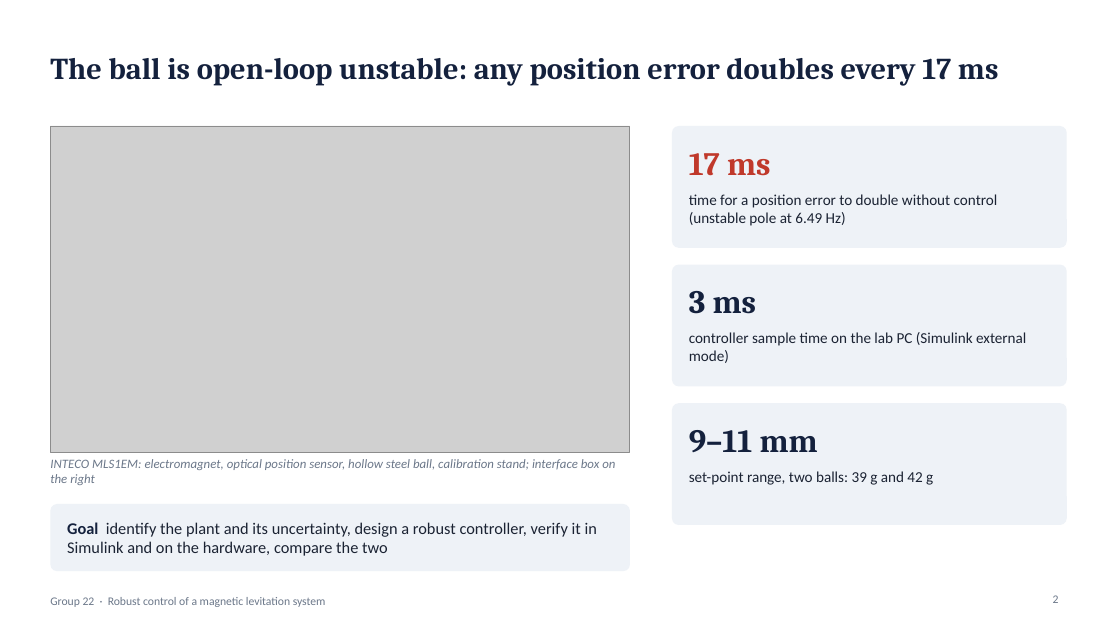
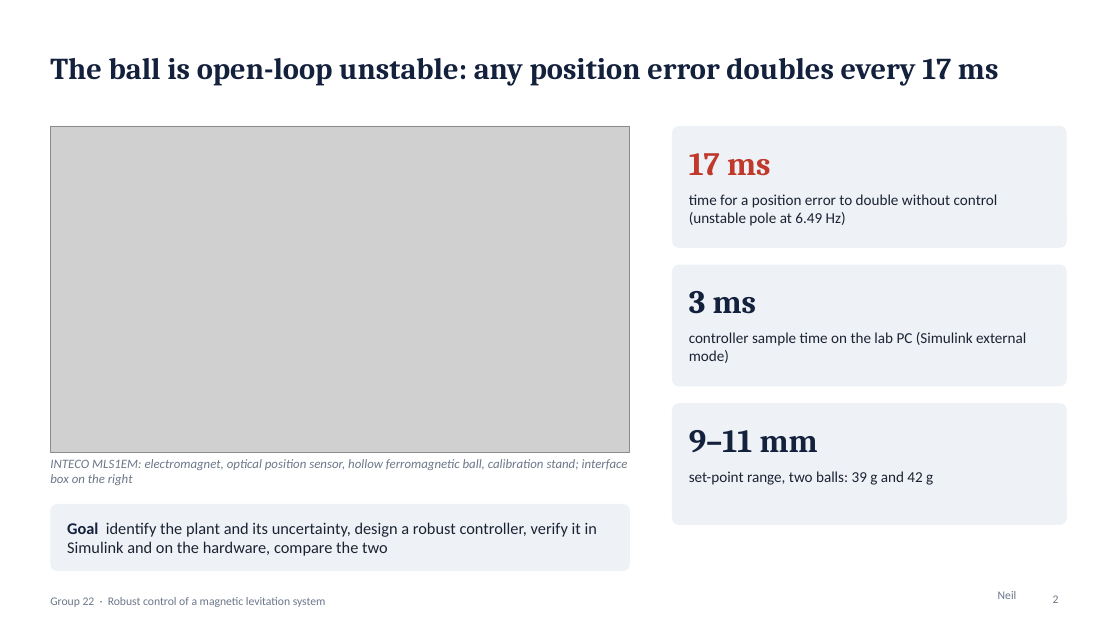
Before and after one commit to Ritvik479/EE302-maglev-project-G22, a slide deck: slide 2 of slides/G22_Presentation.pptx. Drawn at 1120x630 pixels with LibreOffice and Linux fonts; fonts in the diff are those of the drawing; grey boxes stand for pictures. Boxes give left, top, right and bottom in pixels: in the first picture for what was removed or moved away, otherwise in the second. Text is boxed around its words. In the diff, an @@ line names an element or a change of style, - is before the commit and + after.

```diff
--- a/slides/G22_Presentation.pptx
+++ b/slides/G22_Presentation.pptx
@@ text at bbox=[50, 459, 628, 485]: text changed @@
-INTECO MLS1EM: electromagnet, optical position sensor, hollow steel ball, calibration stand; interface box on the right
+INTECO MLS1EM: electromagnet, optical position sensor, hollow ferromagnetic ball, calibration stand; interface box on the right
@@ text added at bbox=[998, 591, 1017, 599], 10 pt, text #6B7789 @@
+Neil
```
Also in this commit, not shown: 16 other slides changed, 47 other files.
